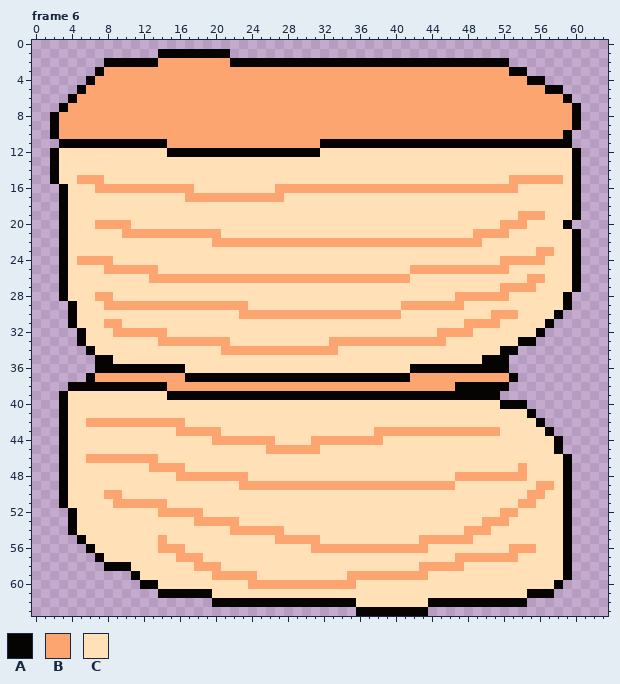
Two versions of one pixel-art file, gator/Assets/Tattoos.aseprite. The picture above is the old version.
64x64 pixels, 7 frames. Shown: frame 6. The commit also changed other frames, which this record leaves out.
Palette (. is transparent): A #050403  B #fca570  C #ffe0b7
Pixels before, frame 6 (only the part around the change), first column x 0:
 0 ...............................................................
 1 ..............AAAAAAAA.........................................
 2 ........AAAAAABBBBBBBBAAAAAAAAAAAAAAAAAAAAAAAAAAAAAAA..........
 3 .......ABBBBBBBBBBBBBBBBBBBBBBBBBBBBBBBBBBBBBBBBBBBBBAA........
 4 ......ABBBBBBBBBBBBBBBBBBBBBBBBBBBBBBBBBBBBBBBBBBBBBBBBAA......
 5 .....ABBBBBBBBBBBBBBBBBBBBBBBBBBBBBBBBBBBBBBBBBBBBBBBBBBBAA....
 6 ....ABBBBBBBBBBBBBBBBBBBBBBBBBBBBBBBBBBBBBBBBBBBBBBBBBBBBBBA...
 7 ...ABBBBBBBBBBBBBBBBBBBBBBBBBBBBBBBBBBBBBBBBBBBBBBBBBBBBBBBBA..
 8 ..ABBBBBBBBBBBBBBBBBBBBBBBBBBBBBBBBBBBBBBBBBBBBBBBBBBBBBBBBBA..
 9 ..ABBBBBBBBBBBBBBBBBBBBBBBBBBBBBBBBBBBBBBBBBBBBBBBBBBBBBBBBBA..
10 ..ABBBBBBBBBBBBBBBBBBBBBBBBBBBBBBBBBBBBBBBBBBBBBBBBBBBBBBBBA...
11 ...AAAAAAAAAAAABBBBBBBBBBBBBBBBBAAAAAAAAAAAAAAAAAAAAAAAAAAAA...
12 ..ACCCCCCCCCCCCAAAAAAAAAAAAAAAAACCCCCCCCCCCCCCCCCCCCCCCCCCCCA..
13 ..ACCCCCCCCCCCCCCCCCCCCCCCCCCCCCCCCCCCCCCCCCCCCCCCCCCCCCCCCCA..
14 ..ACCCCCCCCCCCCCCCCCCCCCCCCCCCCCCCCCCCCCCCCCCCCCCCCCCCCCCCCCA..
15 ..ACCBBBCCCCCCCCCCCCCCCCCCCCCCCCCCCCCCCCCCCCCCCCCCCCCBBBBBBCA..
16 ...ACCCBBBBBBBBBBBCCCCCCCCCBBBBBBBBBBBBBBBBBBBBBBBBBBBCCCCCCA..
17 ...ACCCCCCCCCCCCCBBBBBBBBBBBCCCCCCCCCCCCCCCCCCCCCCCCCCCCCCCCA..
18 ...ACCCCCCCCCCCCCCCCCCCCCCCCCCCCCCCCCCCCCCCCCCCCCCCCCCCCCCCCA..
19 ...ACCCCCCCCCCCCCCCCCCCCCCCCCCCCCCCCCCCCCCCCCCCCCCCCCCBBBCCCA..
20 ...ACCCBBBBCCCCCCCCCCCCCCCCCCCCCCCCCCCCCCCCCCCCCCCCCBBBCCCCA...
21 ...ACCCCCCBBBBBBBBBBBCCCCCCCCCCCCCCCCCCCCCCCCCCCCBBBBCCCCCCCA..
22 ...ACCCCCCCCCCCCCCCCBBBBBBBBBBBBBBBBBBBBBBBBBBBBBBCCCCCCCCCCA..
23 ...ACCCCCCCCCCCCCCCCCCCCCCCCCCCCCCCCCCCCCCCCCCCCCCCCCCCCBBCCA..
24 ...ACBBBBCCCCCCCCCCCCCCCCCCCCCCCCCCCCCCCCCCCCCCCCCCCBBBBBCCCA..
25 ...ACCCCBBBBBBCCCCCCCCCCCCCCCCCCCCCCCCCCCCBBBBBBBBBBBCCCCCCCA..
26 ...ACCCCCCCCCBBBBBBBBBBBBBBBBBBBBBBBBBBBBBCCCCCCCCCCCCCBBCCCA..
27 ...ACCCCCCCCCCCCCCCCCCCCCCCCCCCCCCCCCCCCCCCCCCCCCCCCBBBBCCCCA..
28 ...ACCCBBCCCCCCCCCCCCCCCCCCCCCCCCCCCCCCCCCCCCCCBBBBBBCCCCCCA...
29 ....ACCCBBBBBBBBBBBBBBBBCCCCCCCCCCCCCCCCCBBBBBBBCCCCCCCCCCCA...
30 ....ACCCCCCCCCCCCCCCCCCBBBBBBBBBBBBBBBBBBCCCCCCCCCCBBBCCCCA....
31 ....ACCCBBCCCCCCCCCCCCCCCCCCCCCCCCCCCCCCCCCCCCCCBBBBCCCCCA.....
32 .....ACCCBBBBBBCCCCCCCCCCCCCCCCCCCCCCCCCCCCCCBBBBCCCCCCCA......
33 .....ACCCCCCCCBBBBBBBBCCCCCCCCCCCBBBBBBBBBBBBBCCCCCCCCAA.......
34 ......ACCCCCCCCCCCCCCBBBBBBBBBBBBBCCCCCCCCCCCCCCCCCCAA.........
35 .......AACCCCCCCCCCCCCCCCCCCCCCCCCCCCCCCCCCCCCCCCCAAA..........
36 .......AAAAAAAAAACCCCCCCCCCCCCCCCCCCCCCCCCAAAAAAAAAAA..........
37 ......ABBBBBBBBBBAAAAAAAAAAAAAAAAAAAAAAAAABBBBBBBBBBBA.........
38 ....AAAAAAAAAAABBBBBBBBBBBBBBBBBBBBBBBBBBBBBBBBAAAAAA..........
39 ...ACCCCCCCCCCCAAAAAAAAAAAAAAAAAAAAAAAAAAAAAAAAAAAAA...........
40 ...ACCCCCCCCCCCCCCCCCCCCCCCCCCCCCCCCCCCCCCCCCCCCCCCCAAA........
41 ...ACCCCCCCCCCCCCCCCCCCCCCCCCCCCCCCCCCCCCCCCCCCCCCCCCCCA.......
42 ...ACCBBBBBBBBBBBCCCCCCCCCCCCCCCCCCCCCCCCCCCCCCCCCCCCCCCA......
43 ...ACCCCCCCCCCCCBBBBBCCCCCCCCCCCCCCCCCBBBBBBBBBBBBBBCCCCCA.....
44 ...ACCCCCCCCCCCCCCCCBBBBBBBCCCCBBBBBBBBCCCCCCCCCCCCCCCCCCCA....
45 ...ACCCCCCCCCCCCCCCCCCCCCCBBBBBBCCCCCCCCCCCCCCCCCCCCCCCCCCA....
46 ...ACCBBBBBBBBCCCCCCCCCCCCCCCCCCCCCCCCCCCCCCCCCCCCCCCCCCCCCA...
47 ...ACCCCCCCCCBBBBCCCCCCCCCCCCCCCCCCCCCCCCCCCCCCCCCCCCCBCCCCA...
48 ...ACCCCCCCCCCCCBBBBBBBBCCCCCCCCCCCCCCCCCCCCCCCBBBBBBBBCCCCA...
49 ...ACCCCCCCCCCCCCCCCCCCBBBBBBBBBBBBBBBBBBBBBBBBCCCCCCCCCBBCA...
50 ...ACCCCBBCCCCCCCCCCCCCCCCCCCCCCCCCCCCCCCCCCCCCCCCCCCCCBBCCA...
51 ...ACCCCCBBBBBBCCCCCCCCCCCCCCCCCCCCCCCCCCCCCCCCCCCCCCCBBCCCA...
52 ....ACCCCCCCCCBBBBBCCCCCCCCCCCCCCCCCCCCCCCCCCCCCCCCCBBCCCCCA...
53 ....ACCCCCCCCCCCCCBBBBBCCCCCCCCCCCCCCCCCCCCCCCCCCCBBBCCCCCCA...
54 ....ACCCCCCCCCCCCCCCCCBBBBBBCCCCCCCCCCCCCCCCCCCCBBBCCCCCCCCA...
55 .....ACCCCCCCCBCCCCCCCCCCCCBBBBBCCCCCCCCCCCBBBBBBCCCCCCCCCCA...
56 ......ACCCCCCCBBBCCCCCCCCCCCCCCBBBBBBBBBBBBBCCCCCCCCCBBBCCCA...
57 .......ACCCCCCCCBBBCCCCCCCCCCCCCCCCCCCCCCCCCCCCBBBBBBBCCCCCA...
58 ........AAACCCCCCCBBBCCCCCCCCCCCCCCCCCCCCCCBBBBBCCCCCCCCCCCA...
59 ...........ACCCCCCCCBBBBBCCCCCCCCCCBBBBBBBBBCCCCCCCCCCCCCCCA...
60 ............AACCCCCCCCCCBBBBBBBBBBBBCCCCCCCCCCCCCCCCCCCCCCA....
61 ..............AAAAAACCCCCCCCCCCCCCCCCCCCCCCCCCCCCCCCCCCAAA.....
62 ....................AAAAAAAAAAAAAAAACCCCCCCCAAAAAAAAAAA........
63 ....................................AAAAAAAA...................
The same view after the edit:
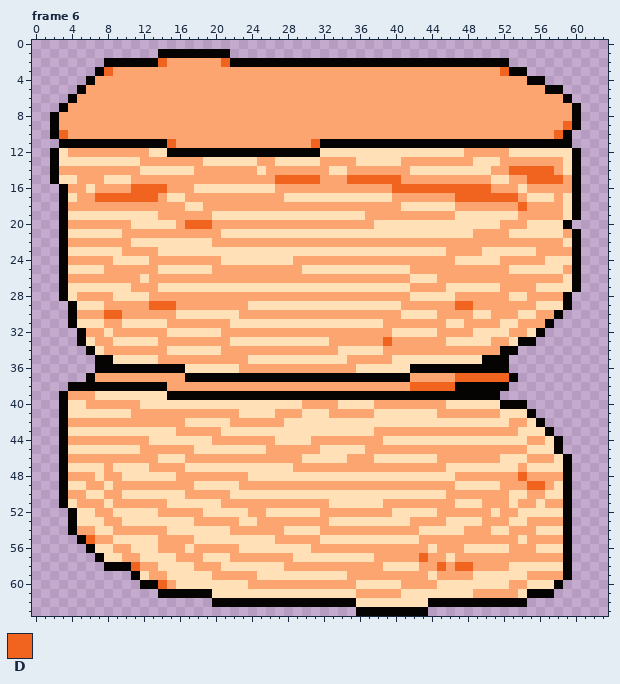
Colours new in this view: D #f1641f
What changed:
Changed rows in their new state; - is an unchanged pixel.
Frame 6:
first column x 8:
 2 ------D------D-------------------------------
 3 D-------------------------------------------D
first column x 3:
 9 --------------------------------------------------------D
10 D------------------------------------------------------D-
11 ------------D---------------D----------------------------
12 -BBBBBBBBB-----------------------------------BBBBB-------
13 ---------BBBBBBB------BB-----BBBB-----BBBBBBBB---BBBBBBB-
14 BBBBBBBBB------BBBBBBB-BBBBBBB--BBBBBBB---------BBDDDDDB-
15 --------BBBBBBBBBBBBBBBBDDDDDBBBDDDDDDBBBBBBBBBB----DDDDB
16 -BB-----DDDD-------------------------DDDDDDDDDDD----BBBBB
17 --BBDDDDDDDB-------------------------BBBBBBBDDDDDDDB---B-
18 -BBBBBBBBBBBBB--BBBBBBBBBBBBBBBBBBBBBB------BBBBBBBDBBBB-
19 -----------BBBBBB-----------------BBBBBBBBBB----------BB-
20 -BBB---------BDDDBBBBBBBBBBBBBBBBBB----------------------
21 --------------------------------------------------------B
22 -BBBBBBB---------------------------------------BBBBBBBBB-
23 -------BBBB--------------------------------BBBB--------BB
24 -B--------BBBBBBBB--------BBBBBBBBBBBBBBBBBB-------------
25 -----------------BBBBBBBBBB-----------------------------B
26 -BBBBBBBB---------------------------------BBBBBBBBBB--BB-
27 --------BBB----------------------------BBBB--------------
28 --BB------BBBBBBBBBBBBBBBBBBBBBBBBBBBBB-------------BBBB-
29 ----------DDD-------------------------------DDBBBBBBB----
30 --BBBDDBBBBBB-----------------------------BBBB-------BB--
31 ------------BBBBBBB-----------------BBBBBBB--------BBB---
32 ---BB-------------BBBBBBBBBBBBBBBBBBB-------------BB-----
33 ----BB------------------------------D-----------BB-------
34 -----BBBBBBB------------------------BBBBBBBBBBBBB--------
35 -----------BBBBBBBBBB-----------BBBBB--------------------
36 --------------------BBBBBBBBBBBBB------------------------
37 --------------------------------------------DDDDDD-------
38 ---------------------------------------DDDDD-------------
39 -BBB-----------------------------------------------------
40 ---BBBBBB------------------BBBB----BBBBBBBB--------------
41 --------BBBBBBBBBBBB----BBB---BBBBB-------BBBBBBB--------
42 -BB----------------BBBBBB-------------------------BB-----
43 -------------------------------------------------BB------
44 -BBBBBBBBB------------------------------------------BB---
45 ---------BBBBBB-------------------BBBBBBBBBBBBBBBBBB-----
46 -BB-----------BBBBBBBBBBBBB-----BBB-------BBBBBBB---BBB--
47 -----B--------------------BBBBBBBBBBBBBBBBB--------------
48 -BBB-BB--------------------------------------------DBBBB-
49 ---BB-BBBBBBBBB----------------------------------BBBDD---
50 -BB-----------BBBBB------------------------BBBBBBB-------
51 --BBB-------------BBBBBBBBBBBB------BBBBBBBB---BBB----BB-
52 ----BB---------------BB------BBBBBBBB-----BBBBBB---------
53 -----BB---------------BBBBBBBB---------BBBB---------BBBB-
54 --BB--BBBBBB-----------------BBBBBBBBBBB----------BBB----
55 ---DBB------BBB-------------------------------BBBBB-BBBB-
56 ------BB-------BBBBB----------------------BBB------------
57 -------BB----------BBBBBBB---------BBBBBDBB--------BBBBB-
58 --------DBB--------------BBBBBBBBBBB------D-DDBBBB-------
59 ----------BB------------------------------BBBB------BBBB-
60 -----------DB-------------------------BBBB--------BB-----
61 ---------------------------------BBBBB--------BBBBB------
Pixel boxes of the changes (left, top, right, bottom) in both pictures:
changed: (158, 58, 167, 67)
changed: (221, 58, 230, 67)
changed: (104, 67, 113, 76)
changed: (500, 67, 509, 76)
changed: (59, 121, 572, 598)
